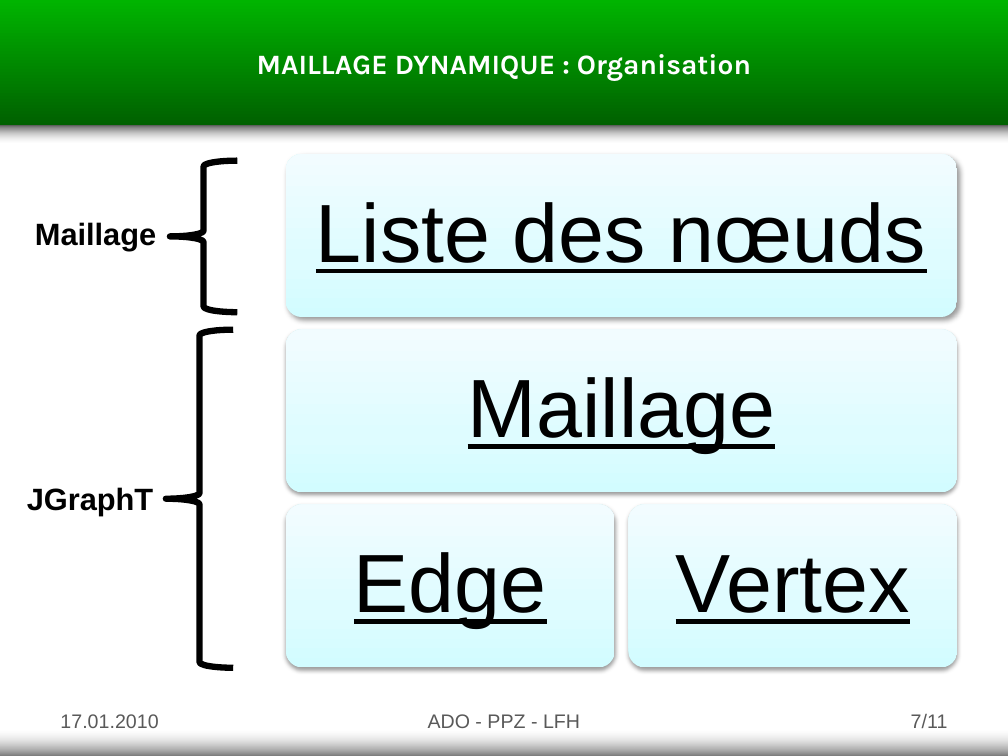
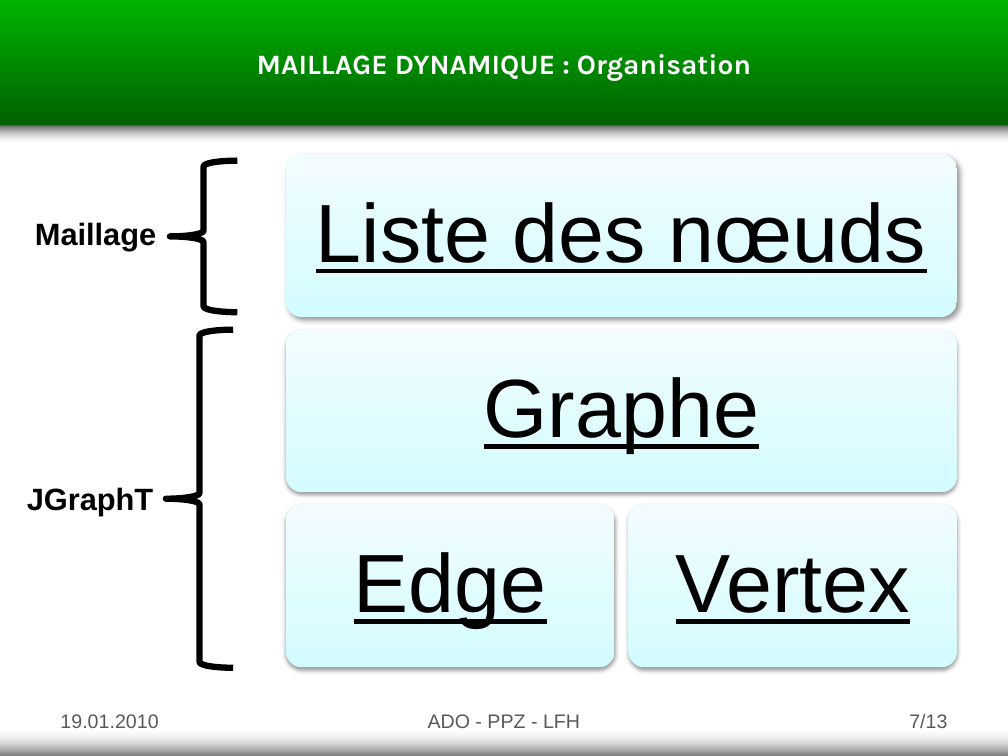
Before and after one commit to goupildb/asd-tower-defense, a slide deck: slide 7 of documents/presentation.pptx. Drawn at 1008x756 pixels with LibreOffice and Linux fonts; fonts in the diff are those of the drawing. Boxes give left, top, right and bottom in pixels: in the first picture for what was removed or moved away, otherwise in the second. Text is boxed around its words. In the diff, an @@ line names an element or a change of style, - is before the commit and + after.

```diff
--- a/documents/presentation.pptx
+++ b/documents/presentation.pptx
@@ text at box(484, 377, 759, 452): text changed @@
-Maillage
+Graphe
@@ text at box(60, 714, 158, 728): text changed @@
-17.01.2010
+19.01.2010
@@ page number at box(909, 714, 947, 728): text changed @@
-7/11
+7/13
```
Also in this commit, not shown: 11 other slides changed.
